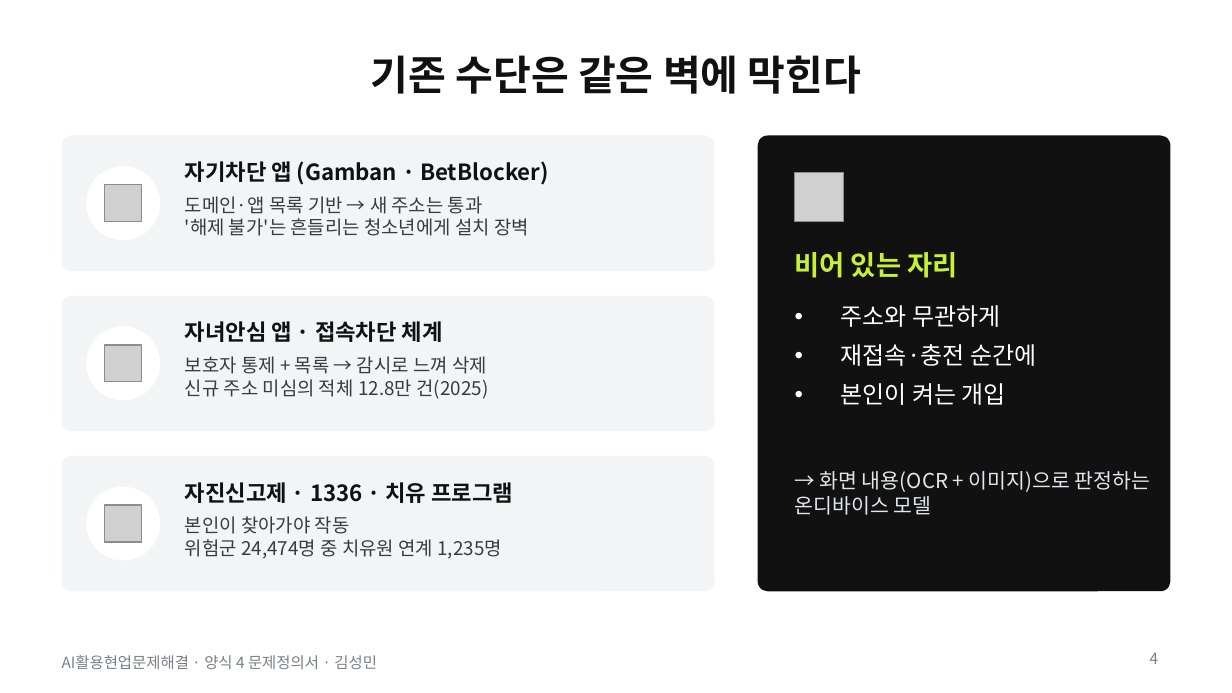
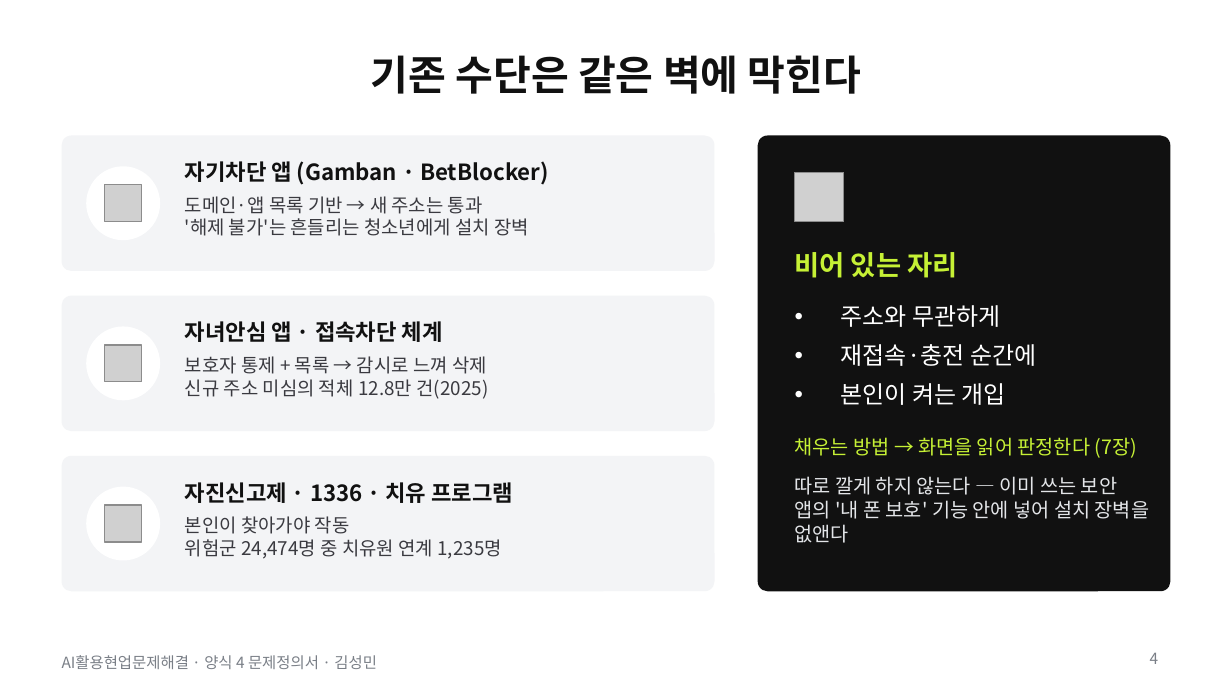
Before and after one commit to Holy-Min/gambling-content-detection, a slide deck: slide 4 of docs/week5/form4_presentation.pptx. Drawn at 1232x693 pixels with LibreOffice and Linux fonts; fonts in the diff are those of the drawing; grey boxes stand for pictures. Boxes give left, top, right and bottom in pixels: in the first picture for what was removed or moved away, otherwise in the second. Text is boxed around its words. In the diff, an @@ line names an element or a change of style, - is before the commit and + after.

```diff
--- a/docs/week5/form4_presentation.pptx
+++ b/docs/week5/form4_presentation.pptx
@@ text at (795,437,1137,458): text changed; size 12 to 11.5 pt; text colour #E3E5E8 to #C6F135 @@
-→ 화면 내용(OCR + 이미지)으로 판정하는 온디바이스 모델
+채우는 방법 → 화면을 읽어 판정한다 (7장)
@@ text "채우는 방법 → 화면을 읽어 ..." at (795,437,1137,458): vertical alignment top to middle @@
@@ text added at (795,476,1149,543), 11.5 pt, text #E3E5E8 @@
+따로 깔게 하지 않는다 — 이미 쓰는 보안 앱의 '내 폰 보호' 기능 안에 넣어 설치 장벽을 없앤다
```
Also in this commit, not shown: 6 other slides changed, 1 slide added.
